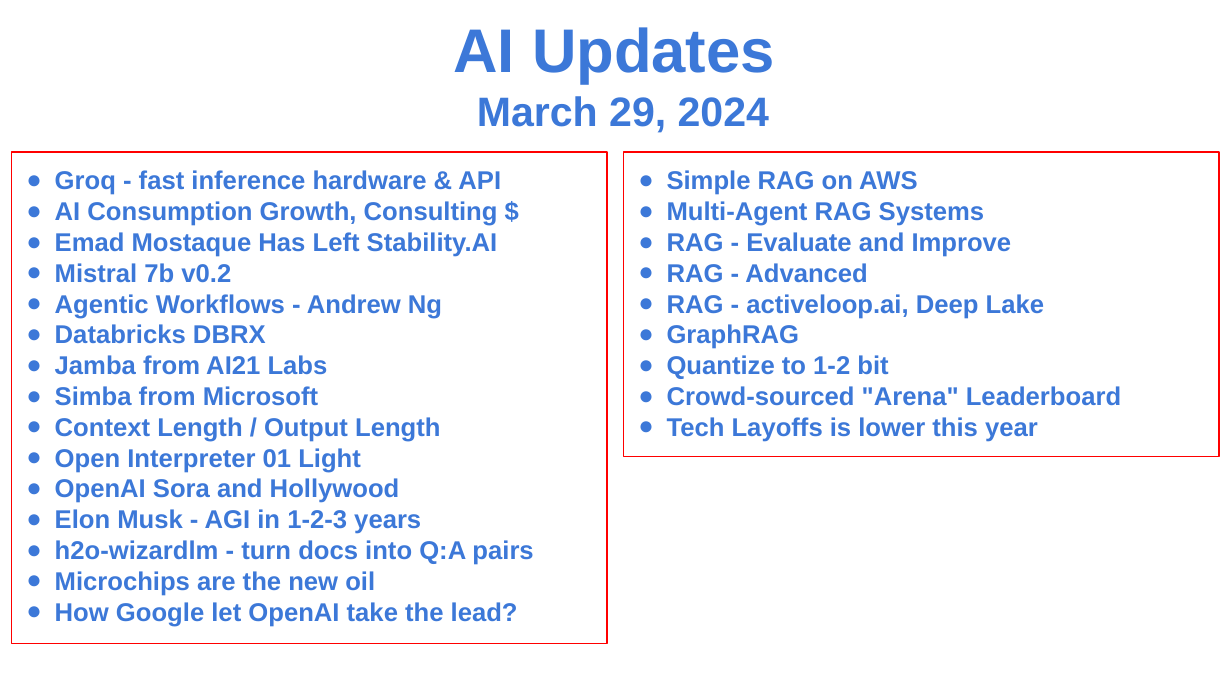
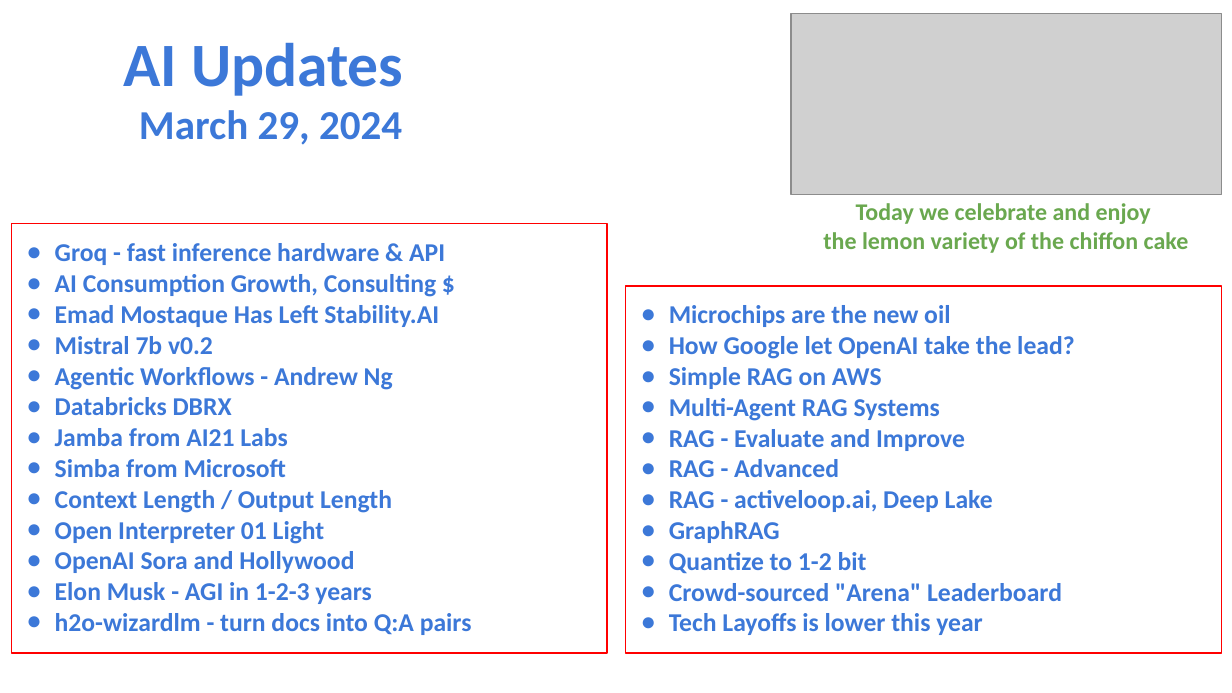
Before and after one commit to lselector/seminar, a slide deck: slide 1 of 2024/2024-03-29-AI-Updates.pptx. Drawn at 1232x693 pixels with LibreOffice and Linux fonts; fonts in the diff are those of the drawing; grey boxes stand for pictures. Boxes give left, top, right and bottom in pixels: in the first picture for what was removed or moved away, otherwise in the second. Text is boxed around its words. In the diff, an @@ line names an element or a change of style, - is before the commit and + after.

```diff
--- a/2024/2024-03-29-AI-Updates.pptx
+++ b/2024/2024-03-29-AI-Updates.pptx
@@ text "AI Updates" at <box>124,42,403,145</box>: font Arial to Calibri @@
@@ text "AI Updates": place and size @@
-text "AI Updates" at <box>454,27,775,133</box>
+text "AI Updates" at <box>124,42,403,145</box>
@@ picture added at <box>791,14,1221,195</box> @@
@@ text added at <box>823,203,1189,253</box>, 14 pt, text #6AA84F, bold @@
+Today we celebrate and enjoy
+the lemon variety of the chiffon cake
@@ rectangle "Groq - fast inference hardware ...": place and size @@
-rectangle "Groq - fast inference hardware ..." at <box>11,152,606,643</box>
+rectangle "Groq - fast inference hardware ..." at <box>11,224,606,653</box>
@@ rectangle "Groq - fast inference hardware ..." at <box>11,224,606,653</box>: font Arial to Calibri @@
@@ rectangle "Microchips are the new oil": place and size @@
-rectangle "Microchips are the new oil" at <box>623,152,1218,456</box>
+rectangle "Microchips are the new oil" at <box>626,286,1221,653</box>
@@ text in rectangle at <box>669,305,1074,359</box>: paragraphs added @@
+● Microchips are the new oil
+● How Google let OpenAI take the lead?
@@ text in rectangle at <box>669,367,1062,635</box>: font Arial to Calibri in "Simple RAG on AWS", "Multi-Agent RAG Systems", "RAG - Evaluate and Improve", "RAG - Advanced" and 5 more places @@
@@ text in rectangle at <box>55,571,518,627</box>: paragraphs removed @@
-● Microchips are the new oil
-● How Google let OpenAI take the lead?
```
Also in this commit, not shown: 5 other slides changed.
